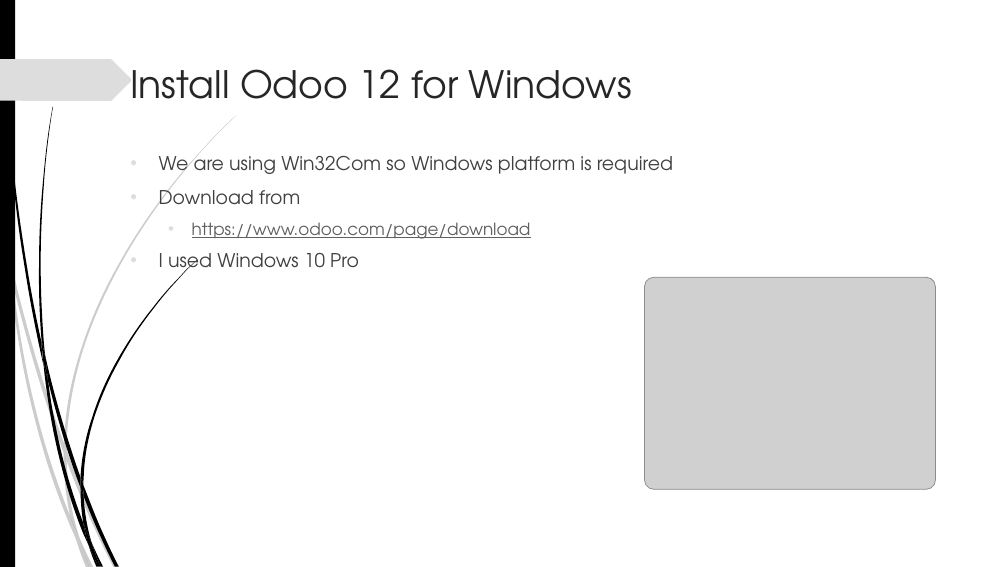
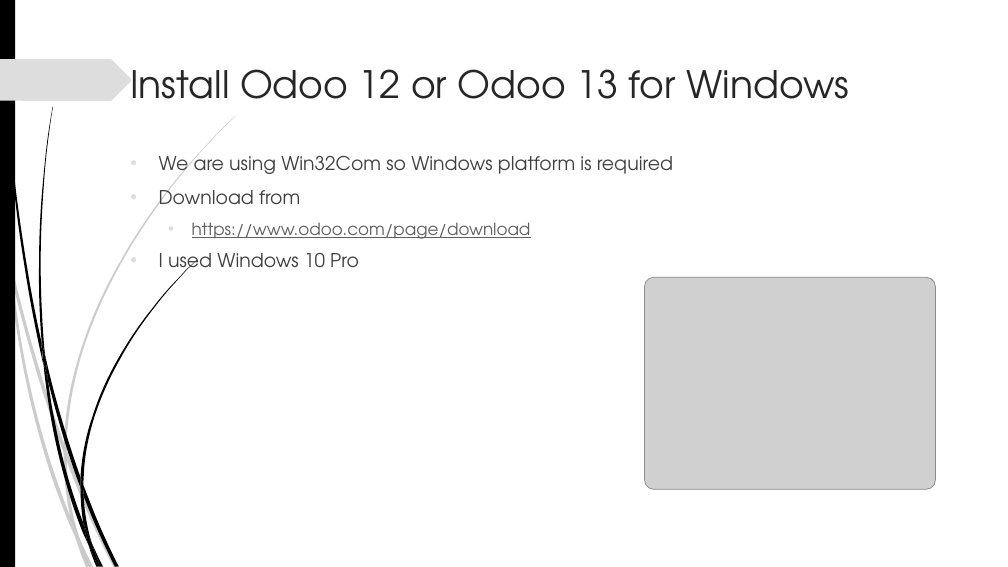
Before and after one commit to akarki58/rocker_app, a slide deck: slide 2 of rocker_app/docs/Rocker_install.pptx. Drawn at 1008x567 pixels with LibreOffice and Linux fonts; fonts in the diff are those of the drawing; grey boxes stand for pictures; background and template pictures are left out. Boxes give left, top, right and bottom in pixels: in the first picture for what was removed or moved away, otherwise in the second. Text is boxed around its words. In the diff, an @@ line names an element or a change of style, - is before the commit and + after.

```diff
--- a/rocker_app/docs/Rocker_install.pptx
+++ b/rocker_app/docs/Rocker_install.pptx
@@ title at (130, 69, 850, 99): text changed @@
-Install Odoo 12 for Windows
+Install Odoo 12 or Odoo 13 for Windows
```
Also in this commit, not shown: 14 other files.
